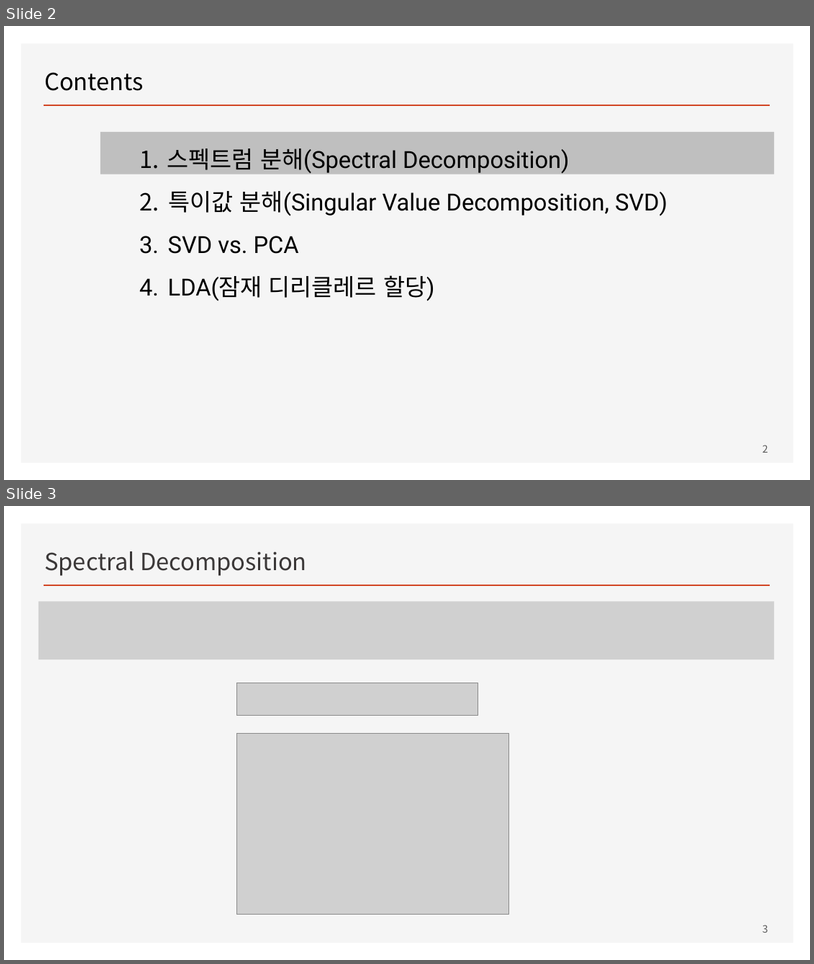
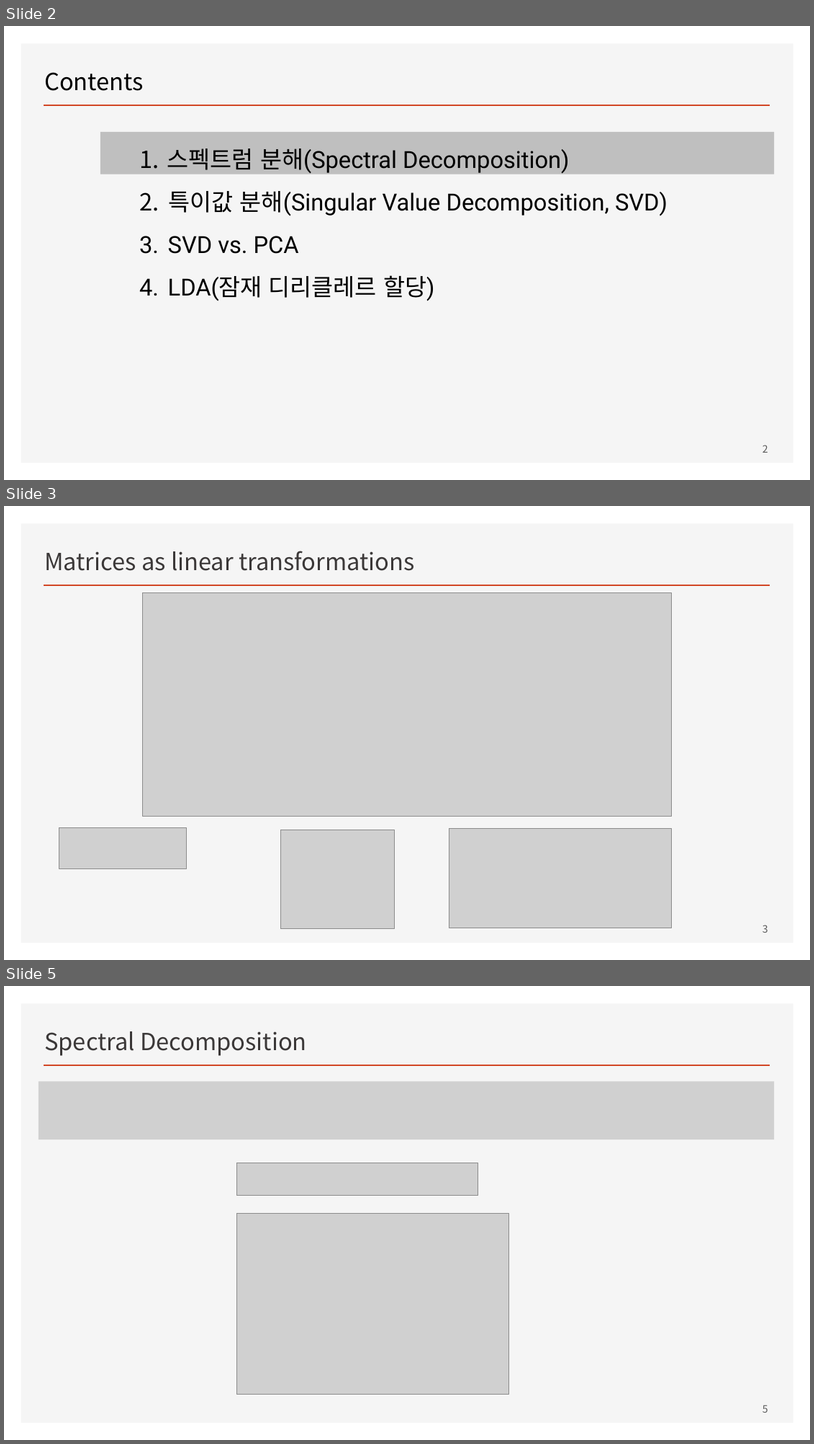
Before and after one commit to ancestor9/mathematics-for-machine-learning, a slide deck: Linear_Algebra/w9_Matrix_Decomposition.pptx. Shown one above the other, each under a label of ours: slides 2 and 3 before the commit, slides 2, 3 and 5 after it; the slides between them are not shown. The pictures are 814x964 and 814x1444 pixels, drawn with LibreOffice and Linux fonts; fonts in the diff are those of the drawing; grey boxes stand for pictures. Boxes give left, top, right and bottom in pixels: in the first picture for what was removed or moved away, otherwise in the second. Text is boxed around its words. In the diff, an @@ line names an element or a change of style, - is before the commit and + after.

```diff
--- a/Linear_Algebra/w9_Matrix_Decomposition.pptx
+++ b/Linear_Algebra/w9_Matrix_Decomposition.pptx
@@ slide 3 added at <box>4,506,810,960</box>, background #FFFFFF; not listed: 2 template elements that a slide beside it also shows @@
@@ title added at <box>44,551,415,571</box>, 28 pt, text #3B3838 @@
+Matrices as linear transformations
@@ picture added at <box>143,593,672,816</box> @@
@@ picture added at <box>59,827,186,868</box> @@
@@ picture added at <box>449,829,672,928</box> @@
@@ picture added at <box>281,830,395,929</box> @@
@@ page number added at <box>763,924,769,932</box>, 12 pt, text #595959 @@
+3
@@ what was slide 3 is now slide 5 @@
@@ page number at <box>763,1405,769,1412</box>: text changed @@
-3
+5
```
Also in this commit, not shown: 1 other slide added.
